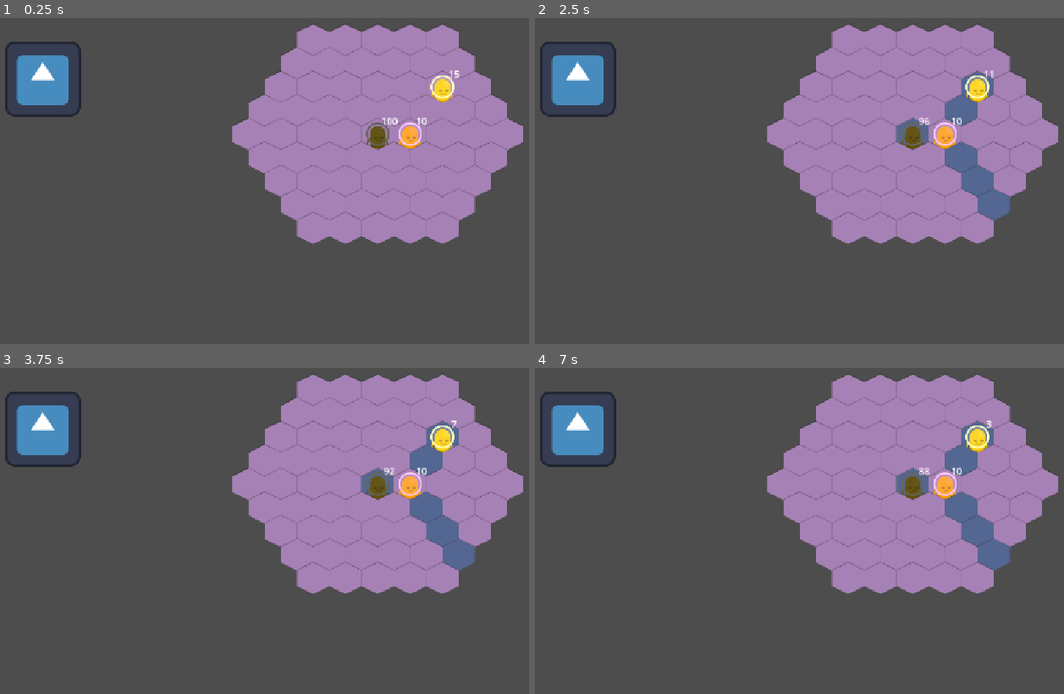
Above: before the commit, frames 1-4 (two rows, left to right).
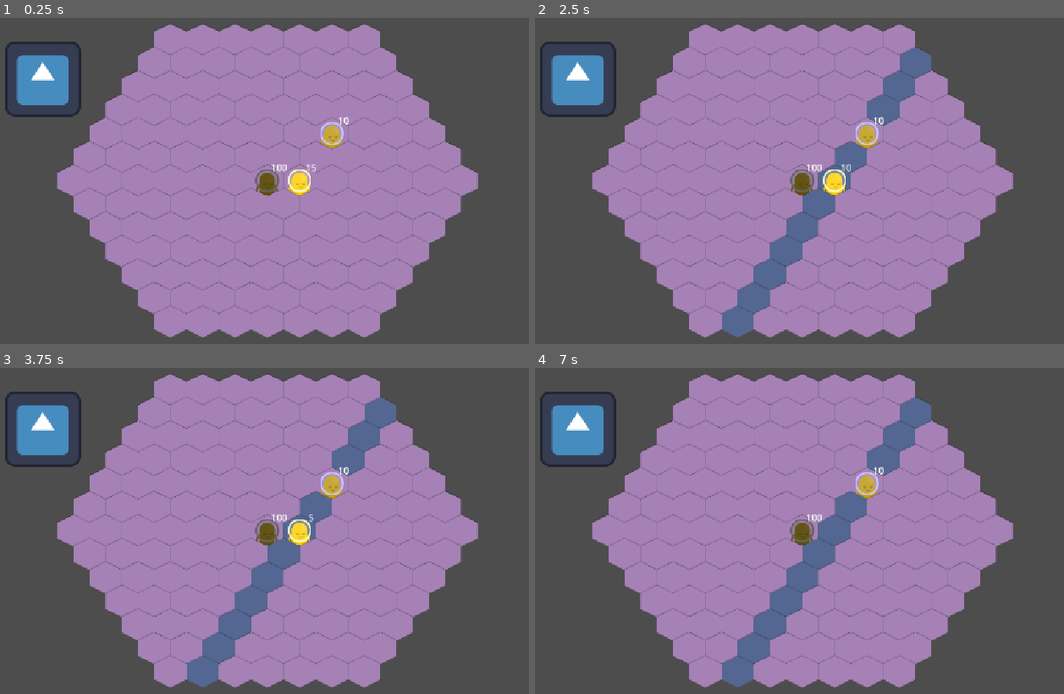
Above: after the commit, the same moments.

Repository: Couselin/sirenas2D
Game: Godot game, scene res://02_scenes/03_levels/test_scene.tscn
Two runs of this game, one before a commit and one after it. Both use one fixed random seed, a clock stepped at 60 frames per second and the inputs below. The project has no main scene, so this scene is started directly. The engine's default icon, where the game draws it, is replaced by a stand-in: a white triangle on a blue panel in a dark square.
Inputs:
- Up to frame 1 (0.25 s): no input
- Up to frame 2 (2.5 s): tap Enter at 0.5, 2 s; hold A (test_a) 0.53-1.28 s; tap C (test_c) at 0.8, 1.35 s; tap Space at 1.25 s; tap D (test_d) at 1.55 s; hold D (test_d) from 2.03 s (still down); tap E (test_e) at 2.3 s
- Up to frame 3 (3.75 s): tap Space at 2.75 s; release D (test_d) at 2.78 s; tap E (test_e) at 2.85 s; tap Q (test_q) at 3.05 s; tap Enter at 3.5 s; hold Q (test_q) from 3.53 s (still down)
- Up to frame 4 (7 s): tap Z (test_z) at 3.8, 4.35 s; tap Space at 4.25 s; release Q (test_q) at 4.28 s; tap A (test_a) at 4.55 s; hold A (test_a) 5.03-5.78 s; tap C (test_c) at 5.3, 5.85 s; tap D (test_d) at 6.05 s; hold D (test_d) from 6.53 s (still down); tap E (test_e) at 6.8 s

The runs differ from the first frame. In frame 1, 45% of the frame differs, in the area x 10-99%, y 1-98%; in frame 2, 48%; in frame 3, 48%; in frame 4, 48%.

Commit message:
Enemy 1 attack
Movement not yet implemented

Diff:
--- a/02_scenes/00_globals/global_board.gd
+++ b/02_scenes/00_globals/global_board.gd
@@ -53,18 +53,20 @@
 	var tiles = contiguous_tiles(tile)
 	return [tiles[direction], tiles[direction-2], tiles[direction-4]]
 
-func directional_ray(tile:Vector3, direction:Vector3, range:int, board:Board):
+func directional_ray(tile:Vector3, direction:Vector3, range:int, collision:bool, board:Board):
 	var tiles: Array[Vector3]
 	if range > 0:
 		for i in range(1, range+1):
 			var newTile: Vector3 = tile + direction * i
 			if board.get_tile(newTile.x, newTile.y, newTile.z):
 				tiles.append(newTile)
+				if board.get_tile(newTile.x, newTile.y, newTile.z).isOccupied and collision:
+					break
 	else:
 		for i in range(1, board.boardRadius*2+1):
 			var newTile: Vector3 = tile + direction * i
 			if board.get_tile(newTile.x, newTile.y, newTile.z):
 				tiles.append(newTile)
-				if board.get_tile(newTile.x, newTile.y, newTile.z).isOccupied:
+				if board.get_tile(newTile.x, newTile.y, newTile.z).isOccupied and collision:
 					break
 	return tiles
--- a/02_scenes/01_characters_props/piece.gd
+++ b/02_scenes/01_characters_props/piece.gd
@@ -4,7 +4,10 @@
 @export var isAlly:bool = true
 @export var life:int
 @export var damage:int
+##For allies only
 @export var cost:int
+##For enemies only
+@export var movementRange:int
 
 var tile:Tile
 var direction:Vector3 = Vector3(0,0,0)
--- a/02_scenes/01_characters_props/piece_allyBarrier.tscn
+++ b/02_scenes/01_characters_props/piece_allyBarrier.tscn
@@ -1,10 +1,11 @@
 [gd_scene format=3 uid="uid://b06sanjvd2xmw"]
 
 [ext_resource type="PackedScene" uid="uid://c3jro2i0xfdyw" path="res://02_scenes/01_characters_props/piece.tscn" id="1_3p65s"]
+[ext_resource type="Script" uid="uid://dkdah8qw35f0h" path="res://02_scenes/01_characters_props/piece_ally_barrier.gd" id="2_aqx87"]
 
 [node name="Piece" unique_id=759563159 instance=ExtResource("1_3p65s")]
+script = ExtResource("2_aqx87")
 life = 20
-cost = 2
 
 [node name="Sprite2D" parent="." index="0" unique_id=1397319377]
 modulate = Color(0.78431374, 1, 1, 1)
--- a/02_scenes/01_characters_props/piece_ally_02.gd
+++ b/02_scenes/01_characters_props/piece_ally_02.gd
@@ -6,9 +6,8 @@
 	var directions = [direction,
 	GlobalBoard.dirDirections[GlobalBoard.dirDirections.find(direction)-2],
 	GlobalBoard.dirDirections[GlobalBoard.dirDirections.find(direction)-4]]
-
 	for i in directions:
-		targetCoordinates += GlobalBoard.directional_ray(tile.coordinates,i,0,tile.get_board())
+		targetCoordinates += GlobalBoard.directional_ray(tile.coordinates,i,0,true,tile.get_board())
 	for i in targetCoordinates:
 		targets.append(tile.get_board().get_tile(i.x,i.y,i.z))
 	for i in targets:
--- /dev/null
+++ b/02_scenes/01_characters_props/piece_ally_barrier.gd
@@ -0,0 +1,16 @@
+extends "res://02_scenes/01_characters_props/piece.gd"
+
+func take_damage(damageTaken:int):
+	super.take_damage(damageTaken)
+	if life <=0:
+		tile.isOccupied = false
+		queue_free()
+
+func change_tile(new_tile:Tile):
+	super.change_tile(new_tile)
+
+func _ready() -> void:
+	super._ready()
+
+func _process(delta: float) -> void:
+	super._process(delta)
--- a/02_scenes/01_characters_props/piece_enemy01.tscn
+++ b/02_scenes/01_characters_props/piece_enemy01.tscn
@@ -1,8 +1,10 @@
 [gd_scene format=3 uid="uid://yjov8abhk1kr"]
 
 [ext_resource type="PackedScene" uid="uid://c3jro2i0xfdyw" path="res://02_scenes/01_characters_props/piece.tscn" id="1_kwpab"]
+[ext_resource type="Script" uid="uid://djvggeoffpv4l" path="res://02_scenes/01_characters_props/piece_enemy_01.gd" id="2_2gbek"]
 
 [node name="Piece" unique_id=759563159 instance=ExtResource("1_kwpab")]
+script = ExtResource("2_2gbek")
 isAlly = false
 life = 10
 damage = 5
--- /dev/null
+++ b/02_scenes/01_characters_props/piece_enemy_01.gd
@@ -0,0 +1,40 @@
+extends "res://02_scenes/01_characters_props/piece.gd"
+
+func move():
+	change_tile(tile)
+	set_direction(direction)
+
+func attack():
+	var targetCoordinates: Array[Vector3]
+	var targets: Array[Tile]
+	var directions = [direction,
+	GlobalBoard.dirDirections[GlobalBoard.dirDirections.find(direction)-3]]
+	for i in directions:
+		targetCoordinates += GlobalBoard.directional_ray(tile.coordinates,i,0,false,tile.get_board())
+	for i in targetCoordinates:
+		targets.append(tile.get_board().get_tile(i.x,i.y,i.z))
+	for i in targets:
+		i.highlight(true) #temp
+		if i.isOccupied and i.get_piece().isAlly != isAlly:
+			cause_damage(i.get_piece())
+
+func cause_damage(target:Piece):
+	super.cause_damage(target)
+
+func take_damage(damageTaken:int):
+	super.take_damage(damageTaken)
+	if life <=0:
+		tile.isOccupied = false
+		queue_free()
+
+func change_tile(new_tile:Tile):
+	super.change_tile(new_tile)
+
+func set_direction(new_direction:Vector3):
+	super.set_direction(new_direction)
+
+func _ready() -> void:
+	super._ready()
+
+func _process(delta: float) -> void:
+	super._process(delta)
--- a/02_scenes/03_levels/test_scene.gd
+++ b/02_scenes/03_levels/test_scene.gd
@@ -34,11 +34,10 @@
 
 func _ready() -> void:
 	board.get_tile(0,0,0).add_piece("tower")
-	board.get_tile(0,1,-1).add_piece("ally02")
-	board.get_tile(-2,3,-1).add_piece("ally01")
-	controlledPiece = board.get_tile(0,1,-1).get_piece()
+	board.get_tile(0,1,-1).add_piece("ally01")
+	board.get_tile(-2,3,-1).add_piece("enemy01")
+	controlledPiece = board.get_tile(-2,3,-1).get_piece()
 	controlledPiece.set_direction(GlobalBoard.dirNorthEast)
-	controlledPiece.isAlly = false
 	pass
 
 func _process(delta: float) -> void:
--- a/02_scenes/03_levels/test_scene.tscn
+++ b/02_scenes/03_levels/test_scene.tscn
@@ -12,5 +12,5 @@
 texture = ExtResource("1_hqr8u")
 
 [node name="Board" parent="." unique_id=449338046 instance=ExtResource("2_15x84")]
-position = Vector2(758, 242)
-boardRadius = 4
+position = Vector2(570, 321)
+boardRadius = 6
Not shown, added: 02_scenes/01_characters_props/piece_ally_barrier.gd.uid
Not shown, added: 02_scenes/01_characters_props/piece_enemy_01.gd.uid
